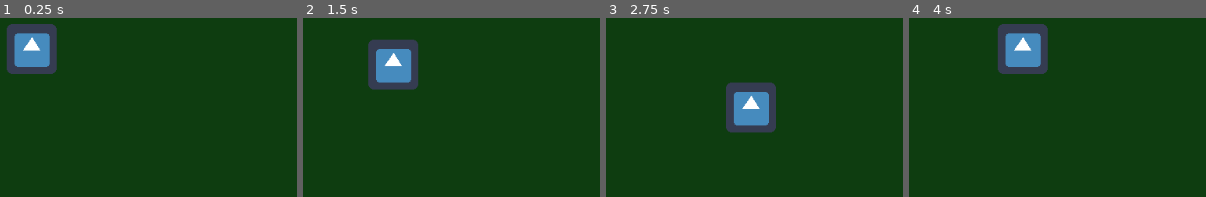
Above: before the commit, frames 1-4 (left to right).
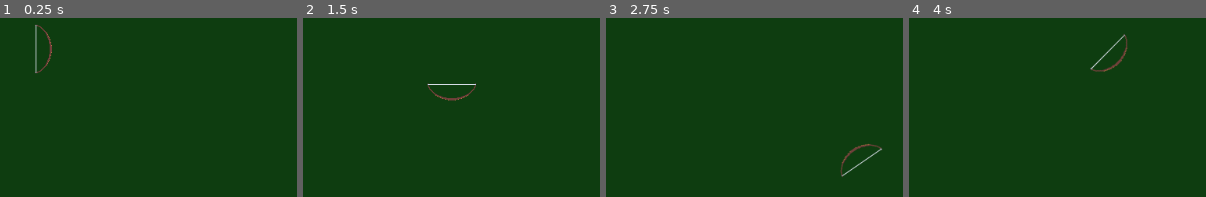
Above: after the commit, the same moments.

Repository: MichaelReel/Top-Down-Controls
Game: Godot game, scene res://Scene2D.tscn
Same seed, same stepped clock (60 frames per second), same inputs: the game is played once before the commit and once after it. The engine's default icon, where the game draws it, is replaced by a stand-in: a white triangle on a blue panel in a dark square.
Inputs (mouse positions are in pixels of both pictures, inside the frame that each line leads up to):
- Up to frame 1 (0.25 s): no input
- Up to frame 2 (1.5 s): tap Enter at 0.5 s; move the mouse to (504, 25) at 0.52 s; press the mouse at (504, 25) at 0.53 s; hold Right (ui_right) 0.53-1.28 s; right-click (504, 25) at 0.8 s; move the mouse to (outside the picture) at 1.27 s; release the mouse at (outside the picture) at 1.28 s; hold Down (ui_down) from 1.28 s (still down); right-click (outside the picture) at 1.35 s
- Up to frame 3 (2.75 s): click (outside the picture) at 1.55 s; move the mouse to (outside the picture) at 2.02 s; release Down (ui_down) at 2.03 s; press the mouse at (outside the picture) at 2.03 s; hold Right (ui_right) from 2.03 s (still down); right-click (outside the picture) at 2.3 s
- Up to frame 4 (4 s): move the mouse to (outside the picture) at 2.77 s; release Right (ui_right) at 2.78 s; release the mouse at (outside the picture) at 2.78 s; hold Up (ui_up) 2.78-3.53 s; right-click (outside the picture) at 2.85 s; click (outside the picture) at 3.05 s; move the mouse to (1176, 120) at 3.52 s; press the mouse at (1176, 120) at 3.53 s; hold Left (ui_left) from 3.53 s (still down); right-click (1176, 120) at 3.8 s

The runs differ from the first frame. In frame 1, 4.6% of the frame differs, in the area x 2-20%, y 3-32%; in frame 2, 5.0%; in frame 3, 5.1%, in the area x 40-93%, y 35-89%; in frame 4, 5.1%.

Commit message:
Added simple direction facing + mouse controls

Diff:
--- a/PlayerControlledCharacter.gd
+++ b/PlayerControlledCharacter.gd
@@ -1,15 +1,29 @@
 extends KinematicBody2D
 
-const SPEED = 100
+const SPEED = 200
+onready var sprite := $Sprite
 
 func _physics_process(delta : float):
-	var dir := get_input_dir()
-	dir *= SPEED
+	var mouse = get_global_mouse_position();
+	var dir := _get_input_dir() * SPEED
+	var clicks = _get_input_clicks()
 
 	move_and_slide(dir)
 
-func get_input_dir() -> Vector2:
+	# Rotate the sprite (but not the collision shape)
+	if clicks["a"]:
+		sprite.look_at(mouse)
+	else:
+		sprite.look_at(position + dir)
+
+func _get_input_dir() -> Vector2:
 	var dir := Vector2()
 	dir.y = (int(Input.is_action_pressed("ui_down")) - int(Input.is_action_pressed("ui_up")))
 	dir.x = (int(Input.is_action_pressed("ui_right")) - int(Input.is_action_pressed("ui_left")))
 	return dir
+
+func _get_input_clicks() -> Dictionary:
+	return {
+		"a" : Input.is_action_pressed("click_a"),
+		"b" : Input.is_action_pressed("click_b"),
+	}
--- a/Scene2D.tscn
+++ b/Scene2D.tscn
@@ -1,13 +1,12 @@
-[gd_scene load_steps=6 format=2]
+[gd_scene load_steps=5 format=2]
 
 [ext_resource path="res://PlayerControlledCharacter.tscn" type="PackedScene" id=1]
-[ext_resource path="res://icon.png" type="Texture" id=2]
-[ext_resource path="res://PlayerControlledCharacter.gd" type="Script" id=3]
+[ext_resource path="res://bow.png" type="Texture" id=2]
+
+[sub_resource type="RectangleShape2D" id=1]
+extents = Vector2( 512, 10 )
 
 [sub_resource type="RectangleShape2D" id=2]
-extents = Vector2( 512, 10 )
-
-[sub_resource type="RectangleShape2D" id=1]
 extents = Vector2( 20, 300 )
 
 [node name="Scene2D" type="Node2D"]
@@ -20,9 +19,8 @@
 "_edit_use_anchors_": false
 }
 
-[node name="PlayerControlledCharacter" type="Node2D" parent="." instance=ExtResource( 1 )]
+[node name="PlayerControlledCharacter" parent="." instance=ExtResource( 1 )]
 position = Vector2( 518, 300 )
-script = ExtResource( 3 )
 
 [node name="Sprite" type="Sprite" parent="PlayerControlledCharacter"]
 texture = ExtResource( 2 )
--- a/project.godot
+++ b/project.godot
@@ -49,6 +49,16 @@
 , Object(InputEventKey,"resource_local_to_scene":false,"resource_name":"","device":0,"alt":false,"shift":false,"control":false,"meta":false,"command":false,"pressed":false,"scancode":83,"unicode":0,"echo":false,"script":null)
  ]
 }
+click_a={
+"deadzone": 0.5,
+"events": [ Object(InputEventMouseButton,"resource_local_to_scene":false,"resource_name":"","device":0,"alt":false,"shift":false,"control":false,"meta":false,"command":false,"button_mask":0,"position":Vector2( 0, 0 ),"global_position":Vector2( 0, 0 ),"factor":1.0,"button_index":1,"pressed":false,"doubleclick":false,"script":null)
+ ]
+}
+click_b={
+"deadzone": 0.5,
+"events": [ Object(InputEventMouseButton,"resource_local_to_scene":false,"resource_name":"","device":0,"alt":false,"shift":false,"control":false,"meta":false,"command":false,"button_mask":0,"position":Vector2( 0, 0 ),"global_position":Vector2( 0, 0 ),"factor":1.0,"button_index":2,"pressed":false,"doubleclick":false,"script":null)
+ ]
+}
 
 [rendering]
 
Not shown: 1 places in Scene2D.tscn that only renumber resources
Binary file added: bow.aseprite
Binary file added: bow.png
Binary file added: bow_loose.aseprite
